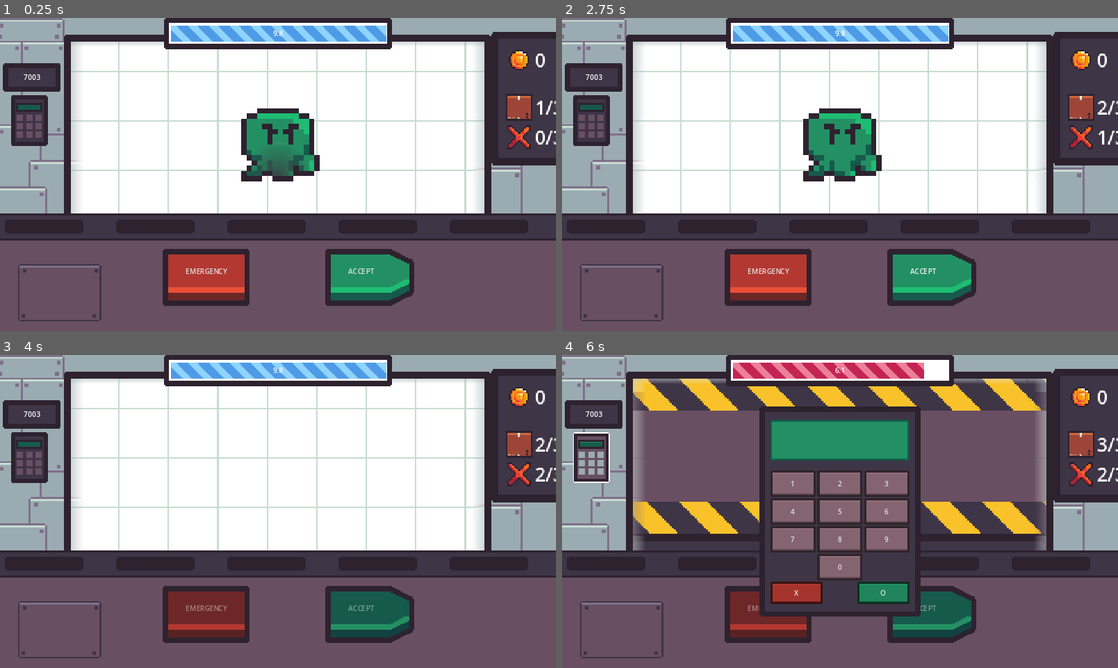
Above: before the commit, frames 1-4 (two rows, left to right).
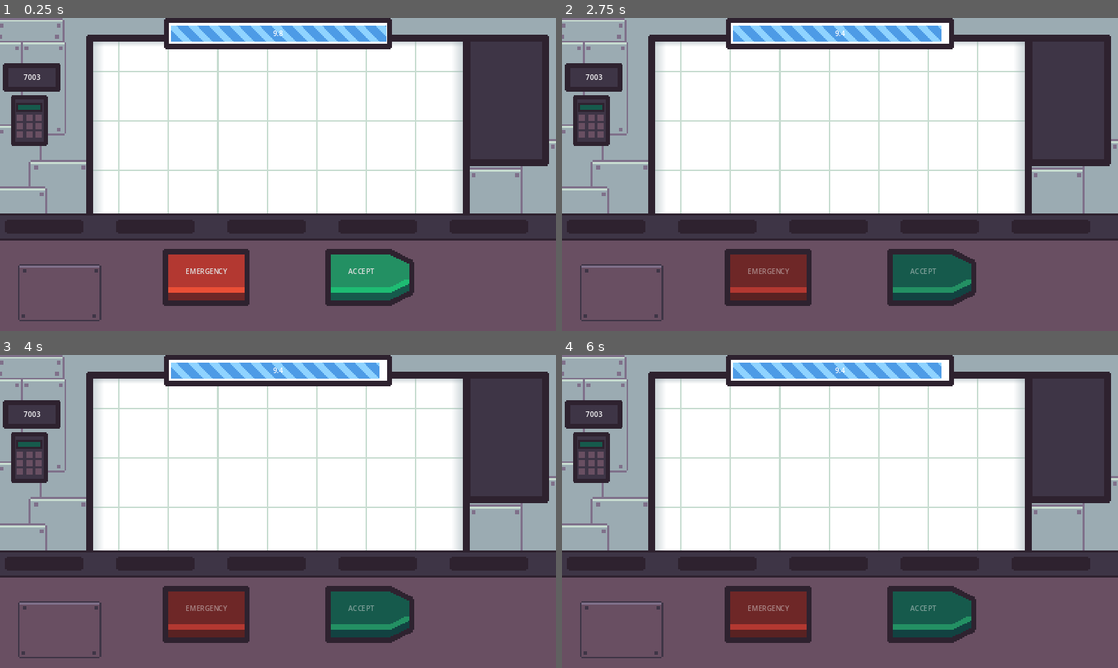
Above: after the commit, the same moments.

Repository: FixelDev/inside-out-inc
Game: Godot game, scene res://scenes/game/game.tscn
Same seed, same stepped clock (60 frames per second), same inputs: the game is played once before the commit and once after it.
Inputs (mouse positions are in pixels of both pictures, inside the frame that each line leads up to):
- Up to frame 1 (0.25 s): no input
- Up to frame 2 (2.75 s): click "ACCEPT" at 0.5 s; tap Enter at 1.25 s; move the mouse to (962, 158) at 1.27 s; tap Space at 2 s; move the mouse to (728, 190) at 2.02 s
- Up to frame 3 (4 s): click (378, 614) at 2.75 s, where only the run before the commit has a clickable "ACCEPT"; tap Enter at 3.5 s; move the mouse to (333, 442) at 3.52 s
- Up to frame 4 (6 s): tap Space at 4.25 s; move the mouse to (812, 574) at 4.27 s; click (767, 614) at 5 s, where only the run before the commit has a clickable "EMERGENCY"; click (589, 458) at 5.77 s

The runs differ from the first frame. In frame 1, 11% of the frame differs, in the area x 11-100%, y 4-63%; in frame 2, 14%; in frame 3, 7.8%; in frame 4, 48%, in the area x 2-100%, y 2-84%.
Error after the commit: Cannot call method 'instantiate' on a null value. (res://scenes/game/package_spawner.gd:11)

Commit message:
Started working on new package spawning system, which is based on odds, removed PackageType, replaced by const string based keys

Diff:
--- a/day/day.gd
+++ b/day/day.gd
@@ -4,17 +4,20 @@
 @export var packages_amount: int
 @export var strikes_amount: int
 
-@export_group("Normal and evil packages percentage")
-@export var normal_packages_percent: float
-@export var evil_packages_percent: float
+@export var package_type_odds: Dictionary = {
+	Globals.NORMAL_PACKAGE: 0.0,
+	Globals.EVIL_PACKAGE: 0.0,
+}
 
-@export_group("Evil packages types percentage")
-@export var alien_percent: float
-@export var alien_in_package_percent: float
-@export var alien_parts_in_package_percent: float
-@export var alien_parts_in_package_timer_percent: float
+@export var evil_package_odds: Dictionary = {
+	Globals.ALIEN_PACKAGE: 0.0,
+	Globals.ALIEN_IN_PACKAGE: 0.0,
+	Globals.ALIEN_PARTS_IN_PACKAGE: 0.0,
+	Globals.ALIEN_PARTS_IN_PACKAGE_TIMER: 0.0,
+}
 
-@export_group("Alien parts difficulty")
-@export var alien_parts_easy_percent: float
-@export var alien_parts_medium_percent: float
-@export var alien_parts_hard_percent: float
+@export var alien_parts_difficulty_odds: Dictionary = {
+	Globals.ALIEN_PARTS_EASY: 0.0,
+	Globals.ALIEN_PARTS_MEDIUM: 0.0,
+	Globals.ALIEN_PARTS_HARD: 0.0,
+}
--- a/day/day1.tres
+++ b/day/day1.tres
@@ -7,12 +7,18 @@
 number = 1
 packages_amount = 3
 strikes_amount = 3
-normal_packages_percent = 0.8
-evil_packages_percent = 0.2
-alien_percent = 0.6
-alien_in_package_percent = 0.3
-alien_parts_in_package_percent = 0.1
-alien_parts_in_package_timer_percent = 0.0
-alien_parts_easy_percent = 1.0
-alien_parts_medium_percent = 0.0
-alien_parts_hard_percent = 0.0
+package_type_odds = {
+"evil_package": 0.2,
+"normal_package": 0.8
+}
+evil_package_odds = {
+"alien_in_package": 0.4,
+"alien_package": 0.6,
+"alien_parts_in_package": 0.0,
+"alien_parts_in_package_timer": 0.0
+}
+alien_parts_difficulty_odds = {
+"alien_parts_easy": 0.0,
+"alien_parts_hard": 0.0,
+"alien_parts_medium": 0.0
+}
--- a/day/day2.tres
+++ b/day/day2.tres
@@ -7,11 +7,18 @@
 number = 2
 packages_amount = 5
 strikes_amount = 3
-normal_packages_percent = 0.7
-evil_packages_percent = 0.3
-alien_percent = 0.5
-alien_in_package_percent = 0.3
-alien_parts_in_package_percent = 0.2
-alien_parts_easy_percent = 0.8
-alien_parts_medium_percent = 0.2
-alien_parts_hard_percent = 0.0
+package_type_odds = {
+"evil_package": 0.4,
+"normal_package": 0.6
+}
+evil_package_odds = {
+"alien_in_package": 0.5,
+"alien_package": 0.5,
+"alien_parts_in_package": 0.0,
+"alien_parts_in_package_timer": 0.0
+}
+alien_parts_difficulty_odds = {
+"alien_parts_easy": 0.0,
+"alien_parts_hard": 0.0,
+"alien_parts_medium": 0.0
+}
--- a/entities/packages/package.gd
+++ b/entities/packages/package.gd
@@ -5,22 +5,21 @@
 @onready var x_ray_sprite = %XRaySprite
 @onready var alien_parts_holder = %AlienPartsHolder
 
-enum PackageType {NORMAL, ALIEN, ALIEN_PARTS}
 
-var package_type: PackageType
+var package_type: String
 
 
-func _ready() -> void:
-	package_type = PackageType.values().pick_random()
+func init_package(package_type: String) -> void:
+	self.package_type = package_type
+
 	set_random_xray_sprite()
 
 	match(package_type):
-		PackageType.ALIEN:
+		Globals.ALIEN_IN_PACKAGE:
 			spawn_alien_inside()
 
-		PackageType.ALIEN_PARTS:
+		Globals.ALIEN_PARTS_IN_PACKAGE:
 			spawn_alien_parts_inside()
-
 
 func spawn_alien_inside() -> void:
 	var alien: Alien = AlienDatabase.get_random_alien_scene().instantiate()
@@ -44,9 +43,9 @@
 
 
 func set_random_xray_sprite() -> void:
-	if package_type != PackageType.ALIEN:
+	if package_type != Globals.ALIEN_IN_PACKAGE:
 		x_ray_sprite.texture = x_ray_sprites.pick_random()
 
 
 func is_evil() -> bool:
-	return package_type != PackageType.NORMAL
+	return package_type != Globals.NORMAL_PACKAGE
--- a/globals/globals.gd
+++ b/globals/globals.gd
@@ -1,4 +1,16 @@
 extends Node
+
+const NORMAL_PACKAGE: String = "normal_package"
+const EVIL_PACKAGE: String = "evil_package"
+
+const ALIEN_PACKAGE: String = "alien_package"
+const ALIEN_IN_PACKAGE: String = "alien_in_package"
+const ALIEN_PARTS_IN_PACKAGE: String = "alien_parts_in_package"
+const ALIEN_PARTS_IN_PACKAGE_TIMER: String = "alien_parts_in_package_timer"
+
+const ALIEN_PARTS_EASY: String = "alien_parts_easy"
+const ALIEN_PARTS_MEDIUM: String = "alien_parts_medium"
+const ALIEN_PARTS_HARD: String = "alien_parts_hard"
 
 signal stats_changed()
 
--- a/scenes/galactic_bulletin/galactic_bulletin.tscn
+++ b/scenes/galactic_bulletin/galactic_bulletin.tscn
@@ -1,6 +1,7 @@
-[gd_scene load_steps=3 format=3 uid="uid://ddbur8nrk7v2v"]
+[gd_scene load_steps=4 format=3 uid="uid://ddbur8nrk7v2v"]
 
 [ext_resource type="Script" path="res://scenes/galactic_bulletin/galactic_bulletin.gd" id="1_scx40"]
+[ext_resource type="Script" path="res://scenes/galactic_bulletin/galactic_bulletin_panel.gd" id="2_4qvp5"]
 
 [sub_resource type="StyleBoxFlat" id="StyleBoxFlat_blgrw"]
 bg_color = Color(0.0549306, 0.0561564, 0.0966754, 1)
@@ -31,6 +32,7 @@
 offset_bottom = 260.0
 grow_horizontal = 2
 grow_vertical = 2
+script = ExtResource("2_4qvp5")
 
 [node name="DayPanel" type="Panel" parent="UI/BG/GalacticBulletinPanel"]
 layout_mode = 1
@@ -44,6 +46,7 @@
 grow_horizontal = 2
 
 [node name="DayLabel" type="Label" parent="UI/BG/GalacticBulletinPanel/DayPanel"]
+unique_name_in_owner = true
 layout_mode = 1
 anchors_preset = 15
 anchor_right = 1.0
--- /dev/null
+++ b/scenes/galactic_bulletin/galactic_bulletin_panel.gd
@@ -0,0 +1,7 @@
+extends Panel
+
+@onready var day_label = %DayLabel
+
+
+func _ready() -> void:
+	day_label.text = "Day " + str(DayManager.current_day.number)
--- a/scenes/game/game.gd
+++ b/scenes/game/game.gd
@@ -1,16 +1,14 @@
 extends Node2D
 
-@export var packages_scenes: Array[PackedScene] = []
-@export var package_spawn_point: Marker2D
+
 @export var emergency_button: Button
 @export var accept_button: Button
 
 @onready var timer_to_spawn_package: Timer = %TimerToSpawnPackage
 @onready var time_left_progress_bar: TimeLeftProgressBar = %TimeLeftProgressBar
+@onready var package_spawner = %PackageSpawner
 
 signal emergency_mode_toggled(enabled: bool)
-
-var current_package: Package
 
 
 func _ready() -> void:
@@ -30,13 +28,14 @@
 
 
 func spawn_package() -> void:
+	if Globals.packages_current_count >= Globals.packages_count:
+		DayManager.increase_day()
+		SceneManager.load_scene(SceneManager.galactic_bulletin_scene)
+		return
+
 	toggle_buttons(true)
-	var package_scene: PackedScene = packages_scenes.pick_random()
-	current_package = package_scene.instantiate()
-	package_spawn_point.add_child(current_package)
-	current_package.global_position = package_spawn_point.global_position
+	package_spawner.spawn_package()
 
-	print(current_package.is_evil())
 	time_left_progress_bar.start_timer(10.0, time_left_progress_bar.TimerType.NORMAL)
 	Globals.packages_current_count += 1
 
@@ -51,7 +50,7 @@
 	destroy_package()
 	time_left_progress_bar.stop_timer()
 
-	if current_package.is_evil():
+	if package_spawner.current_package.is_evil():
 		strike()
 	else:
 		give_coins(5)
@@ -68,7 +67,7 @@
 		SceneManager.load_scene(SceneManager.game_over_scene)
 
 func destroy_package() -> void:
-	current_package.queue_free()
+	package_spawner.current_package.queue_free()
 
 	timer_to_spawn_package.start()
 
@@ -81,7 +80,7 @@
 	emergency_mode_toggled.emit(false)
 	destroy_package()
 
-	if current_package.is_evil():
+	if package_spawner.current_package.is_evil():
 		give_coins(5)
 	else:
 		strike()
--- a/scenes/game/game.tscn
+++ b/scenes/game/game.tscn
@@ -1,8 +1,7 @@
-[gd_scene load_steps=71 format=3 uid="uid://domuj11pt21e0"]
+[gd_scene load_steps=70 format=3 uid="uid://domuj11pt21e0"]
 
 [ext_resource type="Texture2D" uid="uid://0xu767unbmot" path="res://scenes/game/graphics/wall.png" id="1_jn13p"]
 [ext_resource type="Script" path="res://scenes/game/game.gd" id="1_w4xhy"]
-[ext_resource type="PackedScene" uid="uid://bco4ic8i0xaln" path="res://entities/packages/alien_package/alien_package_1.tscn" id="2_gk3w8"]
 [ext_resource type="Texture2D" uid="uid://txy8dn2rvt0i" path="res://scenes/game/graphics/window.png" id="2_pk478"]
 [ext_resource type="Material" uid="uid://4gnfyg7ugi1n" path="res://scenes/game/window_mask.tres" id="3_h6v4r"]
 [ext_resource type="Script" path="res://scenes/game/time_left_progress_bar.gd" id="4_1w6ym"]
@@ -11,7 +10,6 @@
 [ext_resource type="Script" path="res://entities/emergency_module/emergency_keypad.gd" id="5_2847e"]
 [ext_resource type="Script" path="res://entities/xray/xray.gd" id="5_yaqef"]
 [ext_resource type="Texture2D" uid="uid://dbdwgcwke8seb" path="res://scenes/game/graphics/table/table_decoration.png" id="6_4fdm3"]
-[ext_resource type="PackedScene" uid="uid://djfmjkuiwck6x" path="res://entities/packages/box/box.tscn" id="6_p84wr"]
 [ext_resource type="Script" path="res://entities/emergency_module/emergency_keypad_panel/emergency_keypad_panel.gd" id="6_pw2re"]
 [ext_resource type="Script" path="res://entities/emergency_crate/emergency_crate.gd" id="7_fli0l"]
 [ext_resource type="PackedScene" uid="uid://vvlem36g7n7g" path="res://entities/emergency_module/emergency_keypad_panel/number_button.tscn" id="7_qrn5g"]
@@ -45,6 +43,7 @@
 [ext_resource type="Texture2D" uid="uid://bnsjx4wro4fjc" path="res://scenes/game/graphics/table.png" id="31_lajfo"]
 [ext_resource type="Texture2D" uid="uid://kwkoqtvpnhil" path="res://entities/emergency_crate/graphics/crate_bottom.png" id="32_b2w7x"]
 [ext_resource type="Texture2D" uid="uid://d4ejv8ag53m6o" path="res://entities/emergency_crate/graphics/crate_decoration.png" id="33_fdnng"]
+[ext_resource type="Script" path="res://scenes/game/package_spawner.gd" id="46_mkleq"]
 
 [sub_resource type="StyleBoxTexture" id="StyleBoxTexture_h1ktb"]
 texture = ExtResource("6_4fdm3")
@@ -205,19 +204,17 @@
 "toggle": SubResource("Animation_j0ks7")
 }
 
-[node name="Game" type="Node2D" node_paths=PackedStringArray("package_spawn_point", "emergency_button", "accept_button")]
+[node name="Game" type="Node2D" node_paths=PackedStringArray("emergency_button", "accept_button")]
 script = ExtResource("1_w4xhy")
-packages_scenes = Array[PackedScene]([ExtResource("2_gk3w8"), ExtResource("6_p84wr")])
-package_spawn_point = NodePath("WallWindow/PackagesSpawnPoint")
 emergency_button = NodePath("UI/Table/VBoxContainer/HBoxContainer/EmergencyButton")
 accept_button = NodePath("UI/Table/VBoxContainer/HBoxContainer/AcceptButton")
 
 [node name="UI" type="CanvasLayer" parent="."]
 
 [node name="WindowBorder" type="NinePatchRect" parent="UI"]
-offset_left = 147.0
+offset_left = 198.0
 offset_top = 38.0
-offset_right = 393.0
+offset_right = 419.0
 offset_bottom = 150.0
 scale = Vector2(4, 4)
 texture = ExtResource("14_o33iu")
@@ -512,10 +509,10 @@
 anchors_preset = 1
 anchor_left = 1.0
 anchor_right = 1.0
-offset_left = -149.0
-offset_top = 32.0
-offset_right = 1.00012
-offset_bottom = 250.0
+offset_left = -214.0
+offset_top = 38.0
+offset_right = -70.0
+offset_bottom = 256.0
 grow_horizontal = 0
 scale = Vector2(1.37857, 1.38881)
 theme_override_styles/panel = SubResource("StyleBoxTexture_2433e")
@@ -528,6 +525,7 @@
 theme_override_constants/margin_bottom = 10
 
 [node name="StatsContainer" type="VBoxContainer" parent="UI/PanelContainer/MarginContainer"]
+visible = false
 layout_mode = 2
 script = ExtResource("9_f07pv")
 
@@ -692,7 +690,7 @@
 
 [node name="WindowMask" type="PointLight2D" parent="WallWindow"]
 position = Vector2(639.5, 258.5)
-scale = Vector2(59.5625, 25.5625)
+scale = Vector2(53.3125, 25.5625)
 energy = 0.0
 texture = ExtResource("2_pk478")
 
@@ -784,6 +782,10 @@
 unique_name_in_owner = true
 wait_time = 2.0
 one_shot = true
+
+[node name="PackageSpawner" type="Node2D" parent="."]
+unique_name_in_owner = true
+script = ExtResource("46_mkleq")
 
 [connection signal="emergency_mode_toggled" from="." to="UI/EmergencyModule" method="_on_game_emergency_mode_toggled"]
 [connection signal="emergency_mode_toggled" from="." to="WallWindow/EmergencyCrate" method="_on_game_emergency_mode_toggled"]
--- /dev/null
+++ b/scenes/game/package_spawner.gd
@@ -0,0 +1,17 @@
+class_name PackageSpawner extends Node2D
+
+@export var packages_scenes: Array[PackedScene] = []
+@export var aliens_scenes: Array[PackedScene] = []
+@export var package_spawn_point: Marker2D
+
+var current_package: Package
+
+func spawn_package() -> void:
+	var package_scene: PackedScene = packages_scenes.pick_random()
+	current_package = package_scene.instantiate()
+	package_spawn_point.add_child(current_package)
+	current_package.global_position = package_spawn_point.global_position
+
+
+func destroy_current_package() -> void:
+	current_package.queue_free()
